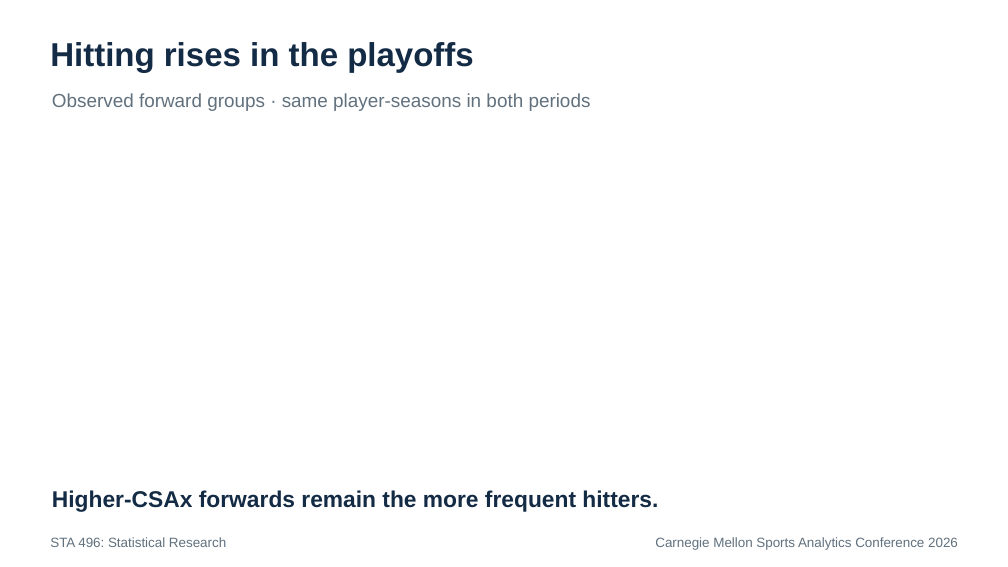
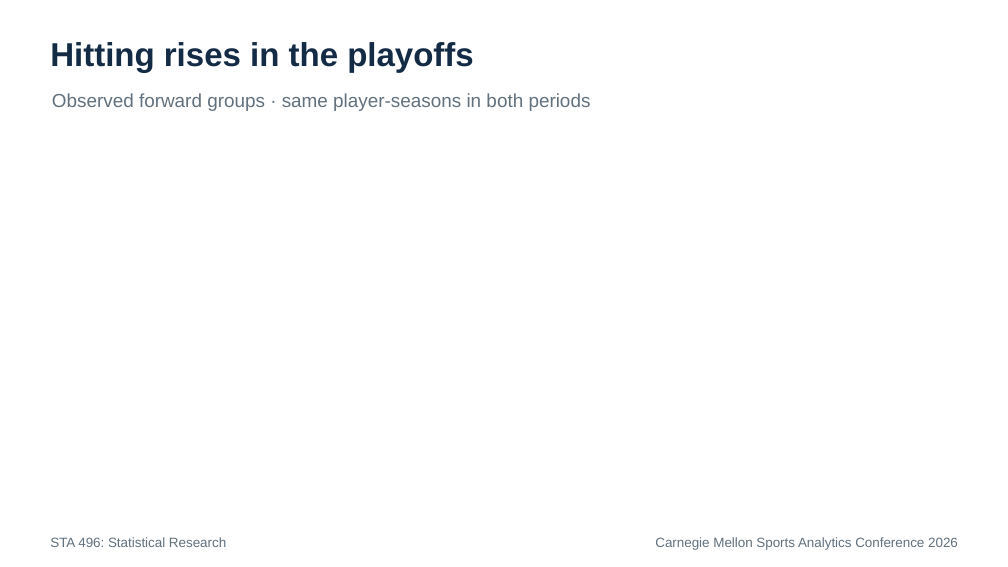
Before and after one commit to RentoSaijo/CSAx_STA496, a slide deck: slide 35 of reports/presentation.pptx (slide 33 before the commit). Drawn at 1008x567 pixels with LibreOffice and Linux fonts; fonts in the diff are those of the drawing. Boxes give left, top, right and bottom in pixels: in the first picture for what was removed or moved away, otherwise in the second. Text is boxed around its words. In the diff, an @@ line names an element or a change of style, - is before the commit and + after.

```diff
--- a/reports/presentation.pptx
+++ b/reports/presentation.pptx
@@ text removed at <box>52,490,658,512</box> @@
-Higher-CSAx forwards remain the more frequent hitters.
```
Also in this commit, not shown: 18 other slides changed, 5 slides added, 3 slides removed.
